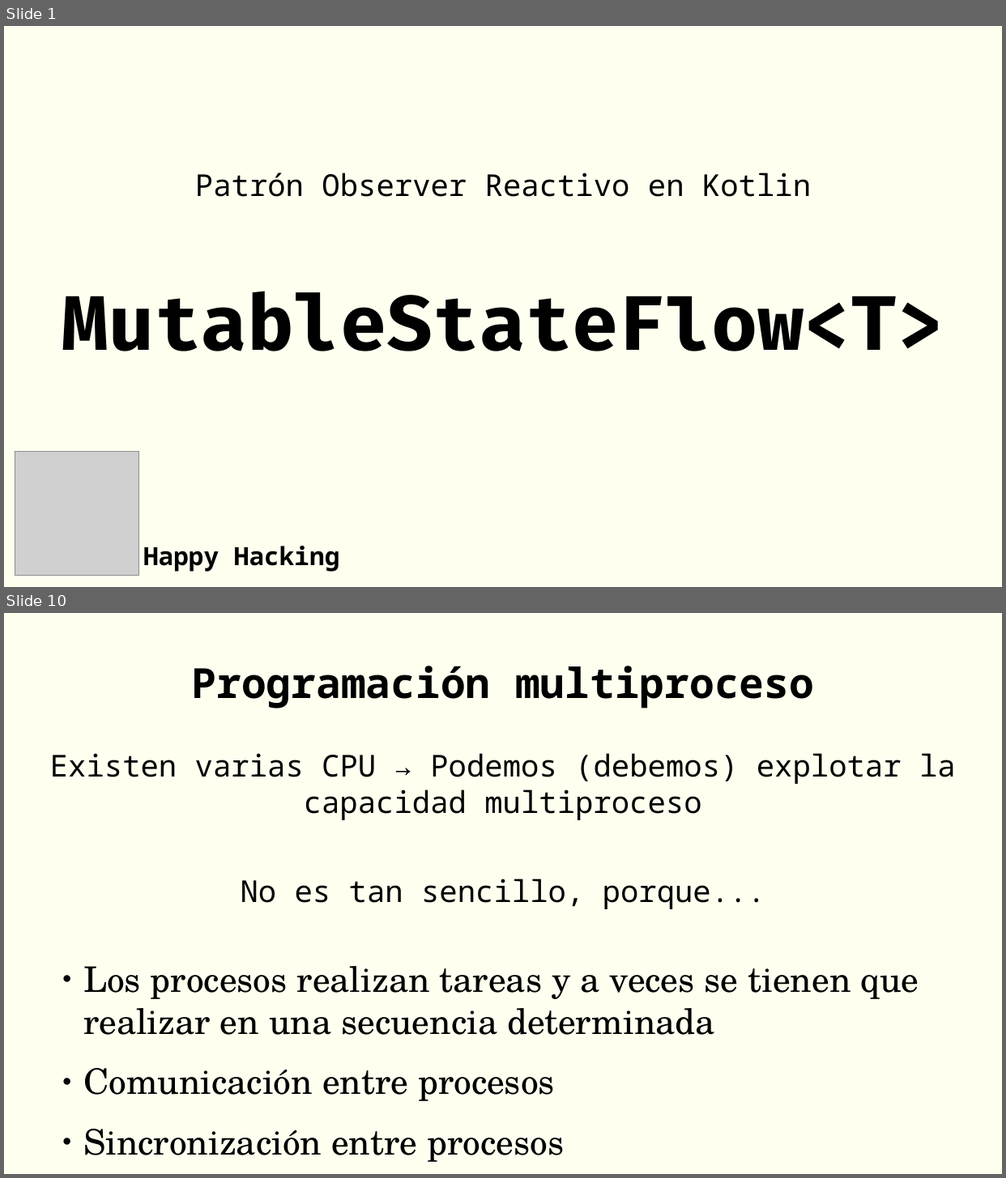
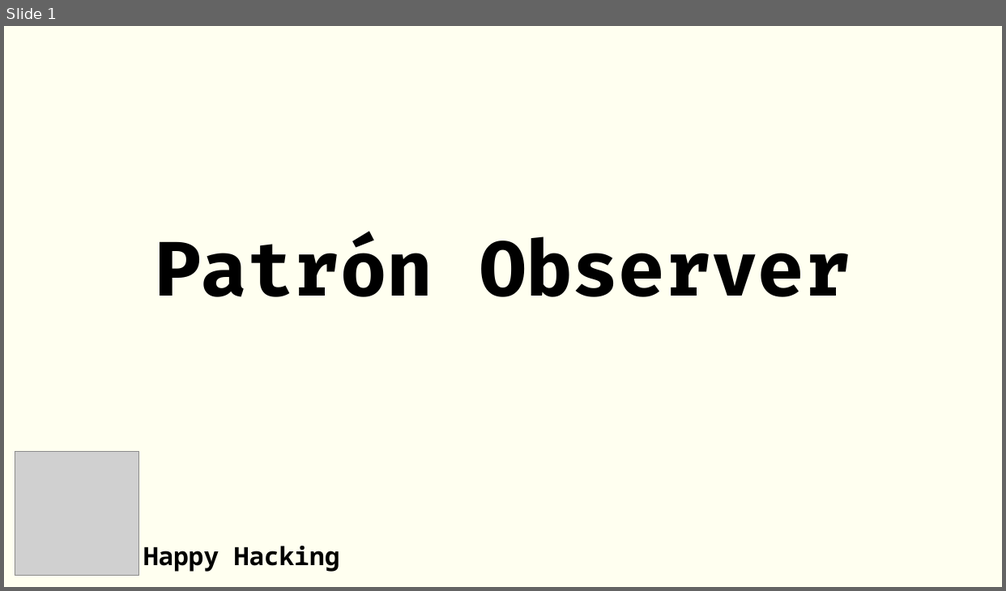
Before and after one commit to rgmf/psp, a slide deck: ut/02_programacion_multihilo/presentacion/mutable_state_flow.odp. Shown one above the other, each under a label of ours: slides 1 and 10 before the commit, slide 1 after it; the slides between them are not shown. The pictures are 1006x1178 and 1006x591 pixels, drawn with LibreOffice and Linux fonts; fonts in the diff are those of the drawing; grey boxes stand for pictures. Boxes give left, top, right and bottom in pixels: in the first picture for what was removed or moved away, otherwise in the second. Text is boxed around its words. In the diff, an @@ line names an element or a change of style, - is before the commit and + after.

```diff
--- a/ut/02_programacion_multihilo/presentacion/mutable_state_flow.odp
+++ b/ut/02_programacion_multihilo/presentacion/mutable_state_flow.odp
@@ slide 10 removed at (4,613,1002,1174), background #FFFFF0 @@
@@ title removed at (192,666,814,709) @@
-Programación multiproceso
@@ text removed at (50,753,956,820) @@
-Existen varias CPU → Podemos (debemos) explotar la capacidad multiproceso
@@ text removed at (241,879,765,909) @@
-No es tan sencillo, porque...
@@ text removed at (83,966,919,1162) @@
-● Los procesos realizan tareas y a veces se tienen que realizar en una secuencia determinada
-● Comunicación entre procesos
-● Sincronización entre procesos
@@ slide 1 changed as well @@
@@ subtitle at (155,235,850,297): text changed; size 24 to 60 pt; font Noto Sans Mono to Fira Code; bold on @@
-Patrón Observer Reactivo en Kotlin
-MutableStateFlow<T>
+Patrón Observer
```
Also in this commit, not shown: 7 slides added, 28 other slides removed, 2 other files.
